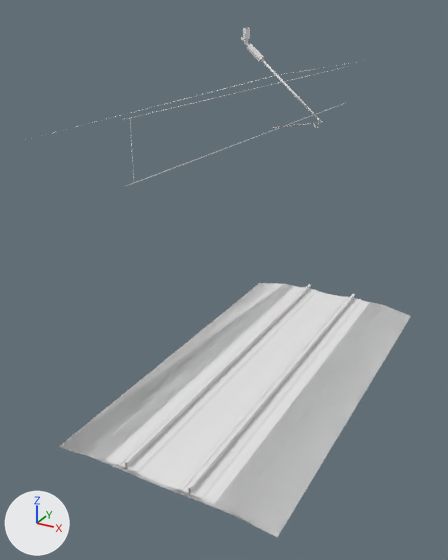
One commit to the Blender file Models/DKGantry/Common/PGA_DKGantry_Common5mZ.blend: the scene before it, then after it.
Camera for both pictures: a camera (50 mm lens) standing at (5.8, -12.82, 8.71) and looking at (-0.68, -1.03, 2.82). Lighting does not change. The marker at lower left points along +X, +Y and +Z. Materials are left out; every surface is plain grey.

Names of what the first picture shows: 'nr_db01~01'.
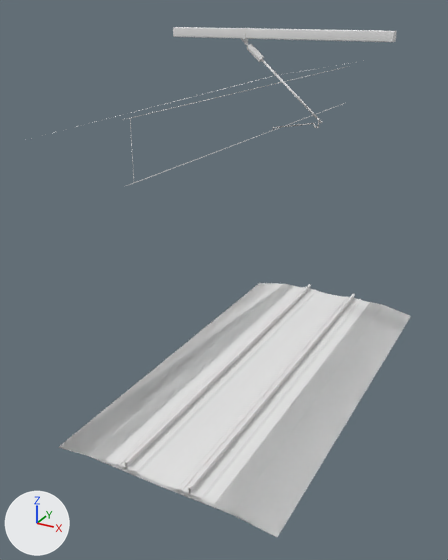
Where the newer file only moved an object's origin or applied its transform, the numbers keep the older frame.

What differs and where, as boxes (x1, y1, x2, y2) in the pictures (448 x 560 px):
'pga_dk_gantry_p1t6m_C_pole', added: after (173, 27, 397, 42)

The edits, one by one:
Object 'pga_dk_gantry_p1t6m_C_pole' (ob_pga_dk_gantry_p1t6m_c_pole) is new; it shows a copy of the mesh of ob_pga_dk_gantry_p1t6m_c_pole.
Its location is (0.0, 0.0, 8.2).
Its scale is (0.465, 1.0, 1.0).
